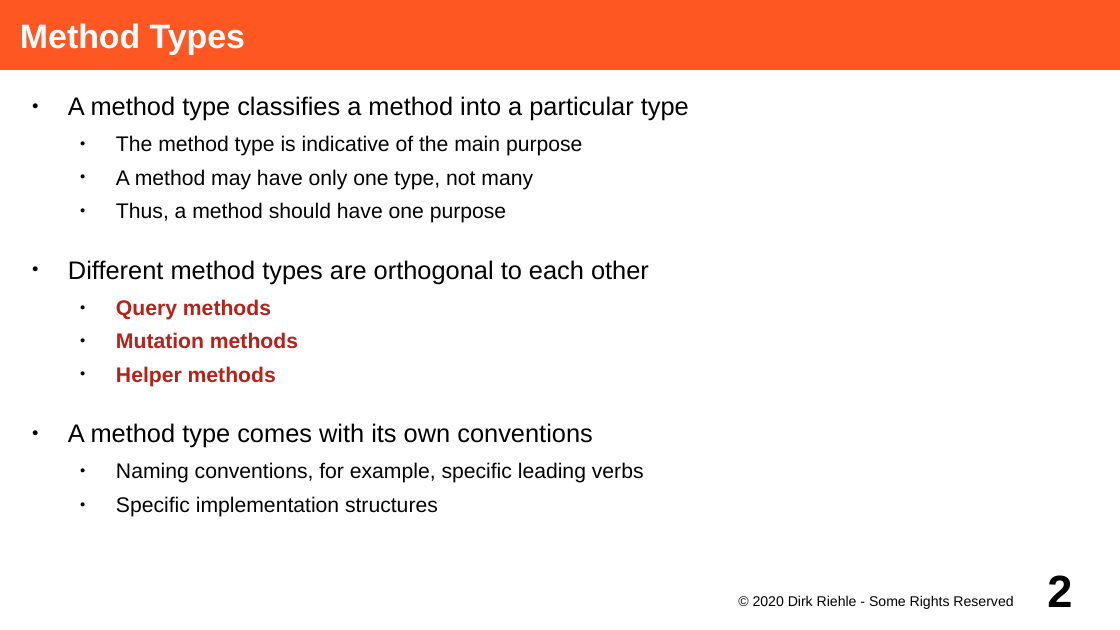
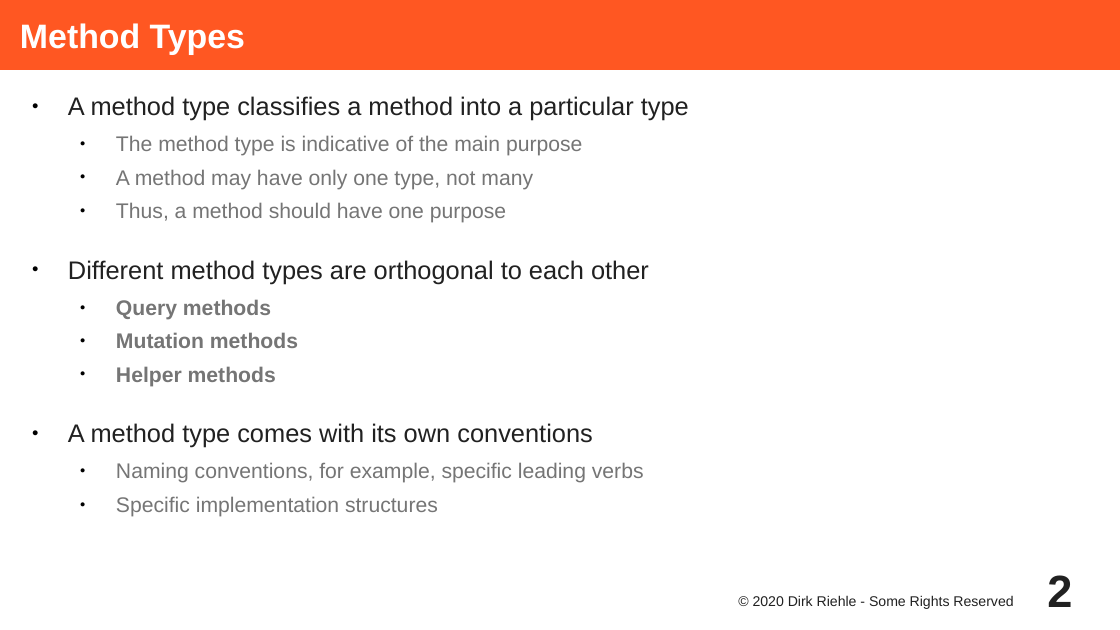
Before and after one commit to dirkriehle/adap-course, a slide deck: slide 2 of Lecture Slides/ADAP C01 - Method Types.odp. Drawn at 1120x630 pixels with LibreOffice and Linux fonts; fonts in the diff are those of the drawing. Boxes give left, top, right and bottom in pixels: in the first picture for what was removed or moved away, otherwise in the second. Text is boxed around its words. In the diff, an @@ line names an element or a change of style, - is before the commit and + after.

```diff
--- a/Lecture Slides/ADAP C01 - Method Types.odp
+++ b/Lecture Slides/ADAP C01 - Method Types.odp
@@ text "A method type classifies a ..." at (68, 96, 689, 517): text colour #000000 to #212121 in "A method type classifies a method into ...", "Different method types are orthogonal to each ...", "A method type comes with its own ..."; text colour #000000 to #757575 in "The method type is indicative of the ...", "A method may have only one type, ...", "Thus, a method should have one purpose", "Naming conventions, for example, specific leading verbs" and 1 more places; text colour #B62118 to #757575 in "Query methods", "Mutation methods", "Helper methods" @@
@@ page number at (1047, 575, 1072, 607): text colour #000000 to #212121 @@
@@ text "© 2020 Dirk Riehle - ..." at (753, 595, 1013, 609): text colour #000000 to #212121 @@
```
Also in this commit, not shown: 32 other slides changed, 3 other files.
